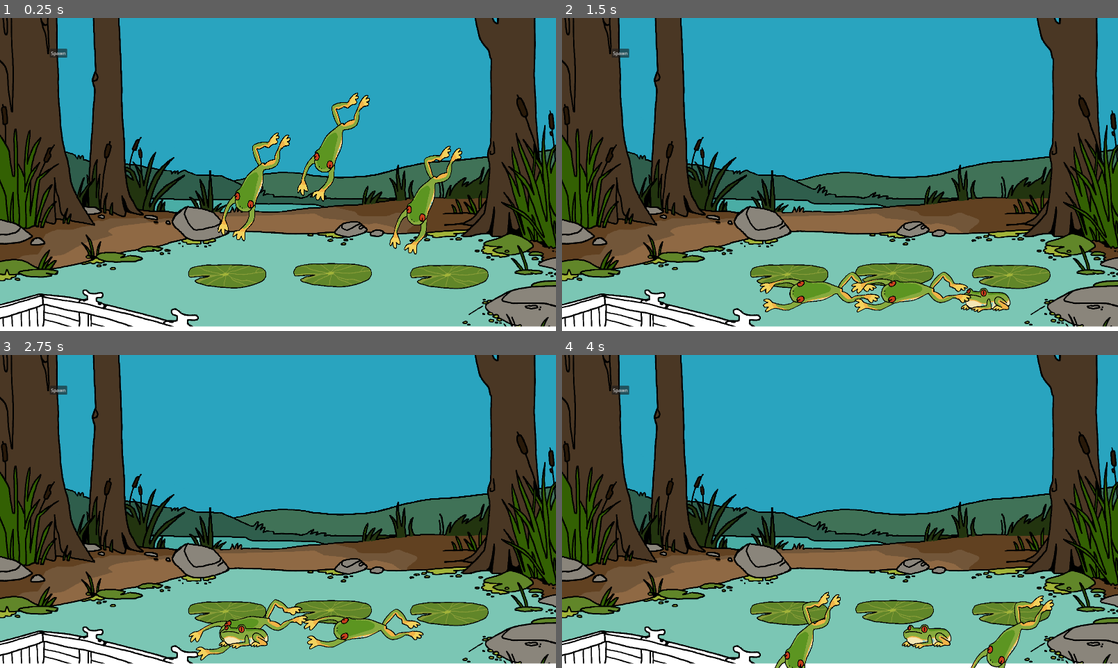
Above: before the commit, frames 1-4 (two rows, left to right).
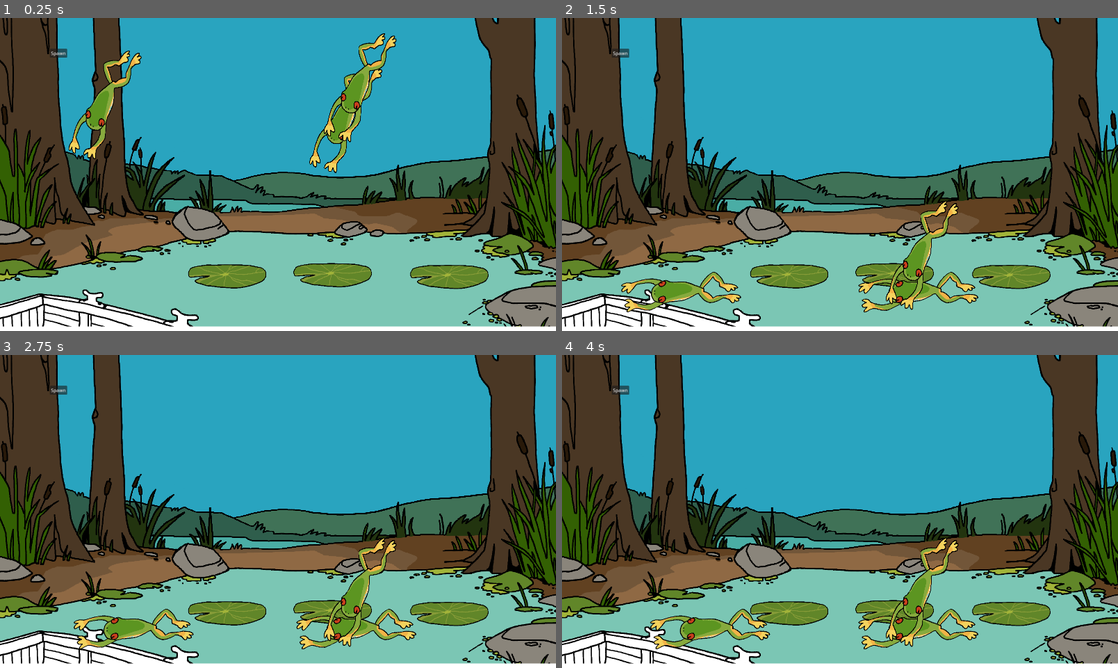
Above: after the commit, the same moments.

Repository: NotTom31/FroggeeToadems
Game: Godot game, scene res://Scenes/Levels/Test/Main-Scene-Evan.tscn
Two runs of this game, one before a commit and one after it. Both use one fixed random seed, a clock stepped at 60 frames per second and the inputs below. This scene is started directly instead of the project's main scene.
Inputs (mouse positions are in pixels of both pictures, inside the frame that each line leads up to):
- Up to frame 1 (0.25 s): no input
- Up to frame 2 (1.5 s): move the mouse to (990, 237) at 0.52 s; hold Right (ui_right) from 0.53 s (still down); click (990, 237) at 0.67 s; tap Up (ui_up) at 0.77 s; move the mouse to (984, 299) at 1.27 s; click (984, 299) at 1.42 s
- Up to frame 3 (2.75 s): tap Up (ui_up) at 1.52 s; move the mouse to (244, 636) at 2.02 s; release Right (ui_right) at 2.03 s; hold Left (ui_left) from 2.03 s (still down); click (244, 636) at 2.17 s
- Up to frame 4 (4 s): move the mouse to (806, 636) at 2.77 s; release Left (ui_left) at 2.78 s; hold Right (ui_right) from 2.78 s (still down); click (806, 636) at 2.92 s; tap Up (ui_up) at 3.02, 3.77 s; move the mouse to (923, 636) at 3.52 s; click (923, 636) at 3.67 s

The runs differ from the first frame. In frame 1, 5.6% of the frame differs, in the area x 12-84%, y 4-76%; in frame 2, 4.7%; in frame 3, 4.5%; in frame 4, 5.0%.

Commit message:
pushing to check sizing difference between two similar scenes

Diff:
--- a/Code/FrogLogic/FrogTypes/basic_frog.gd
+++ b/Code/FrogLogic/FrogTypes/basic_frog.gd
@@ -116,3 +116,6 @@
 		types_above = $SlotOnHead.inhabitant.get_held_frog_types()
 	types_above.append(type)
 	return types_above
+
+func get_head_slot() -> FrogSlot:
+	return $SlotOnHead
--- /dev/null
+++ b/Code/FrogLogic/frog_spawner.gd
@@ -0,0 +1,32 @@
+class_name FrogSpawner
+extends Node
+
+@export var frog_scenes : Array[PackedScene]
+@export var starting_frog_count : int
+var frog_parents : Array[Node2D]
+signal spawned_frog(frog : BasicFrog)
+
+# Called when the node enters the scene tree for the first time.
+func _ready() -> void:
+	frog_parents = [$BasicFrogs, $TropicalFrogs, $SmallFrogs, $FatFrogs]
+	for i in starting_frog_count:
+		spawn_frog_random_loc(MagicManager.FrogType.BASIC)
+
+# Called every frame. 'delta' is the elapsed time since the previous frame.
+func _process(delta: float) -> void:
+	pass
+
+# Spawns a frog of the chosen type in a random location in the Spawn Area
+func spawn_frog_random_loc(type : MagicManager.FrogType) -> void:
+	var r : Rect2 = $SpawnArea/CollisionShape2D.shape.get_rect()
+	var vec = Vector2(randf_range(r.position.x, r.position.x + r.size.x),
+		randf_range(r.position.y, r.position.y + r.size.y))
+	spawn_frog(type, vec + self.global_position)
+
+# Spawns a frog of the chosen type
+func spawn_frog(type : MagicManager.FrogType, loc : Vector2) -> void:
+	# Instantiate the frog scene
+	var frog_inst = frog_scenes[type].instantiate()
+	frog_parents[type].add_child(frog_inst)
+	frog_inst.global_position = loc
+	spawned_frog.emit(frog_inst)
--- a/Code/Managers/LevelManager.gd
+++ b/Code/Managers/LevelManager.gd
@@ -18,6 +18,7 @@
 		if (not fs.is_open()):
 			continue
 		var temp_dist = pos.distance_to(fs.global_position)
+		print("temp dist = ", temp_dist)
 		if (temp_dist < distance):
 			distance = temp_dist
 			result = fs
@@ -33,3 +34,8 @@
 	frog.Transitioned.emit("FrogStacked")
 	frog.assign_to_slot(slot)
 	frog.snap_to_slot(slot)
+
+
+func _on_frog_spawner_spawned_frog(frog: BasicFrog) -> void:
+	add_frog_slot(frog.get_head_slot())
+	frog.frog_deselected.connect(self._on_frog_deselected)
--- a/Scenes/Frogs/basic_frog.tscn
+++ b/Scenes/Frogs/basic_frog.tscn
@@ -95,7 +95,7 @@
 position = Vector2(3, -2)
 scale = Vector2(0.15, 0.2)
 sprite_frames = SubResource("SpriteFrames_uccbn")
-animation = &"blink"
+animation = &"jump"
 offset = Vector2(0, -150)
 
 [node name="Area2D" type="Area2D" parent="."]
--- /dev/null
+++ b/Scenes/Frogs/frog_spawner.tscn
@@ -0,0 +1,26 @@
+[gd_scene load_steps=5 format=3 uid="uid://c4oeq4iblkrbg"]
+
+[ext_resource type="Script" path="res://Code/FrogLogic/frog_spawner.gd" id="1_4lyrf"]
+[ext_resource type="PackedScene" uid="uid://q2eyupn7k7l2" path="res://Scenes/Frogs/basic_frog.tscn" id="2_02rqu"]
+[ext_resource type="PackedScene" uid="uid://co5rrhms11k5w" path="res://Scenes/Frogs/tropical_frog.tscn" id="3_jj3p0"]
+
+[sub_resource type="RectangleShape2D" id="RectangleShape2D_hwwjv"]
+size = Vector2(1474, 299)
+
+[node name="FrogSpawner" type="Node2D"]
+script = ExtResource("1_4lyrf")
+frog_scenes = Array[PackedScene]([ExtResource("2_02rqu"), ExtResource("3_jj3p0")])
+starting_frog_count = 3
+
+[node name="SpawnArea" type="Area2D" parent="."]
+
+[node name="CollisionShape2D" type="CollisionShape2D" parent="SpawnArea"]
+shape = SubResource("RectangleShape2D_hwwjv")
+
+[node name="BasicFrogs" type="Node2D" parent="."]
+
+[node name="TropicalFrogs" type="Node2D" parent="."]
+
+[node name="SmallFrogs" type="Node2D" parent="."]
+
+[node name="FatFrogs" type="Node2D" parent="."]
--- /dev/null
+++ b/Scenes/Frogs/tropical_frog.tscn
@@ -0,0 +1,6 @@
+[gd_scene load_steps=2 format=3 uid="uid://co5rrhms11k5w"]
+
+[ext_resource type="PackedScene" uid="uid://q2eyupn7k7l2" path="res://Scenes/Frogs/basic_frog.tscn" id="1_1chco"]
+
+[node name="TropicalFrog" instance=ExtResource("1_1chco")]
+type = 1
--- a/Scenes/Levels/Test/Main-Scene-Evan.tscn
+++ b/Scenes/Levels/Test/Main-Scene-Evan.tscn
@@ -4,13 +4,13 @@
 [ext_resource type="Texture2D" uid="uid://ht4x4rlup3a2" path="res://Assets/Art/Temp/swamp_firstpass.png" id="2_8jfdj"]
 [ext_resource type="PackedScene" uid="uid://ceqymore53p77" path="res://Scenes/Legacy/temp_ground.tscn" id="3_uut75"]
 [ext_resource type="PackedScene" uid="uid://cv05e0eutaagt" path="res://Scenes/UI/spawn_frog_ui.tscn" id="4_sfsj8"]
-[ext_resource type="PackedScene" uid="uid://q2eyupn7k7l2" path="res://Scenes/Frogs/basic_frog.tscn" id="5_f1dge"]
+[ext_resource type="PackedScene" uid="uid://c4oeq4iblkrbg" path="res://Scenes/Frogs/frog_spawner.tscn" id="5_xmpy1"]
 [ext_resource type="PackedScene" uid="uid://mv06512gy8op" path="res://Scenes/lillypad.tscn" id="6_nu3jn"]
 [ext_resource type="PackedScene" uid="uid://d3r6wmwxqowp4" path="res://Scenes/FrogDetectionArea.tscn" id="8_yx1j8"]
 
 [node name="LevelManager" type="Node2D" node_paths=PackedStringArray("frog_slots")]
 script = ExtResource("1_vtql1")
-frog_slots = [NodePath("Lillypads/Lillypad/FrogSlot"), NodePath("Lillypads/Lillypad2/FrogSlot"), NodePath("Lillypads/Lillypad3/FrogSlot"), NodePath("Frogs/BasicFrog/SlotOnHead"), NodePath("Frogs/BasicFrog2/SlotOnHead"), NodePath("Frogs/BasicFrog3/SlotOnHead")]
+frog_slots = [NodePath("Lillypads/Lillypad/FrogSlot"), NodePath("Lillypads/Lillypad2/FrogSlot"), NodePath("Lillypads/Lillypad3/FrogSlot")]
 
 [node name="SwampFirstpass" type="Sprite2D" parent="."]
 z_index = -1
@@ -28,16 +28,8 @@
 offset_right = 172.0
 offset_bottom = 106.0
 
-[node name="Frogs" type="Node2D" parent="."]
-
-[node name="BasicFrog" parent="Frogs" instance=ExtResource("5_f1dge")]
-position = Vector2(1477, 625)
-
-[node name="BasicFrog2" parent="Frogs" instance=ExtResource("5_f1dge")]
-position = Vector2(884, 579)
-
-[node name="BasicFrog3" parent="Frogs" instance=ExtResource("5_f1dge")]
-position = Vector2(1158, 442)
+[node name="FrogSpawner" parent="." instance=ExtResource("5_xmpy1")]
+position = Vector2(929, 254)
 
 [node name="Lillypads" type="Node2D" parent="."]
 
@@ -55,13 +47,8 @@
 [node name="CollisionShape2D" parent="FrogDetectionArea" index="0"]
 position = Vector2(962, 1006)
 
-[connection signal="frog_deselected" from="Frogs/BasicFrog" to="." method="_on_frog_deselected"]
-[connection signal="frog_deselected" from="Frogs/BasicFrog2" to="." method="_on_frog_deselected"]
-[connection signal="frog_deselected" from="Frogs/BasicFrog3" to="." method="_on_frog_deselected"]
+[connection signal="spawned_frog" from="FrogSpawner" to="." method="_on_frog_spawner_spawned_frog"]
 
-[editable path="Frogs/BasicFrog"]
-[editable path="Frogs/BasicFrog2"]
-[editable path="Frogs/BasicFrog3"]
 [editable path="Lillypads/Lillypad"]
 [editable path="Lillypads/Lillypad2"]
 [editable path="Lillypads/Lillypad3"]
--- a/Scenes/Managers/MagicManager.tscn
+++ b/Scenes/Managers/MagicManager.tscn
@@ -1,6 +1,6 @@
 [gd_scene load_steps=2 format=3 uid="uid://bt7d6gfh7wrho"]
 
-[ext_resource type="Script" path="res://Scenes/Managers/magic_manager.gd" id="1_bwe6h"]
+[ext_resource type="Script" path="res://Code/Managers/magic_manager.gd" id="1_bwe6h"]
 
 [node name="MagicManager" type="Node2D"]
 script = ExtResource("1_bwe6h")
Renamed: Scenes/Managers/magic_manager.gd -> Code/Managers/magic_manager.gd
